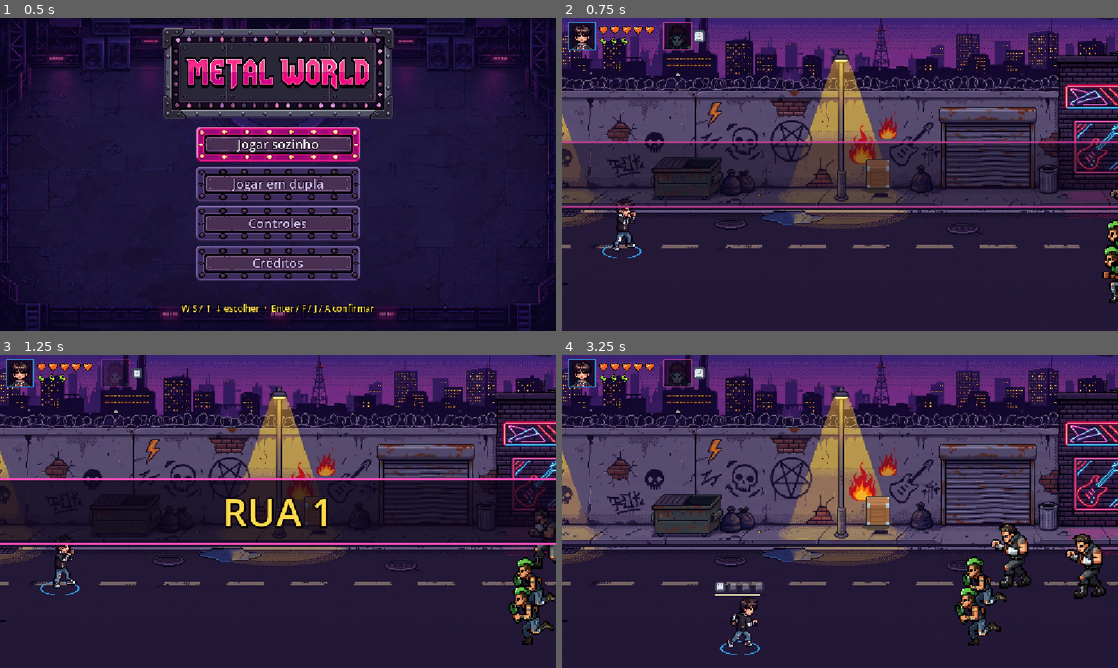
Above: before the commit, frames 1-4 (two rows, left to right).
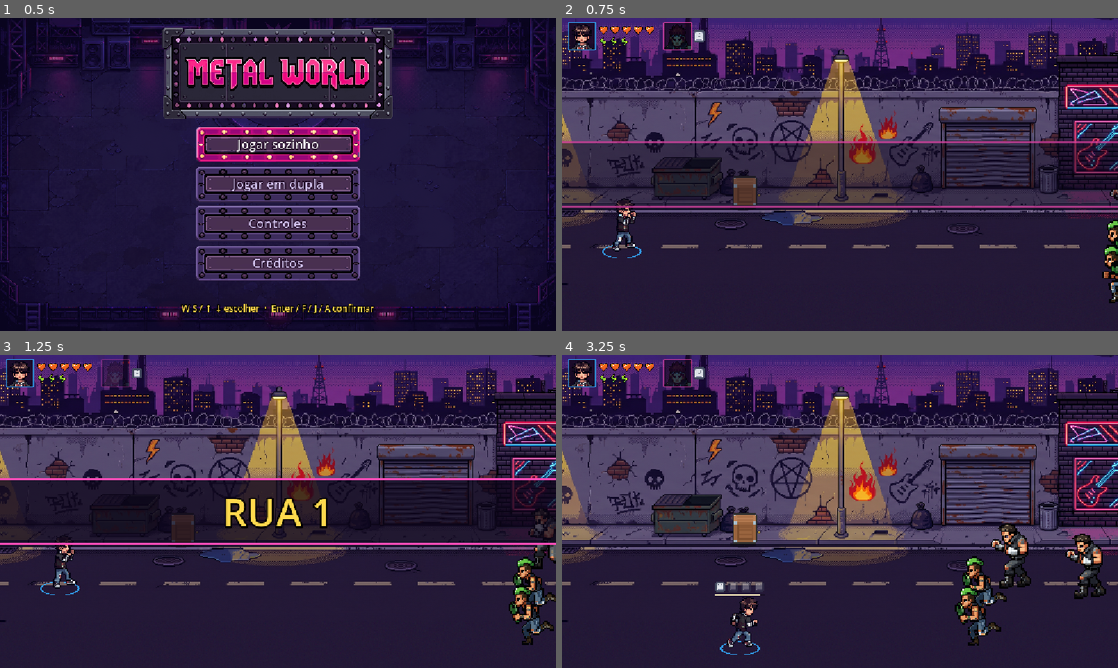
Above: after the commit, the same moments.

Repository: lucas-gif561/metalworld
Game: Godot game, scene res://ui/tela_inicial.tscn
Same seed, same stepped clock (60 frames per second), same inputs: the game is played once before the commit and once after it. Sound files missing from this copy of the repository are replaced by a short silence.
Inputs (mouse positions are in pixels of both pictures, inside the frame that each line leads up to):
- Up to frame 1 (0.5 s): no input
- Up to frame 2 (0.75 s): click "Jogar sozinho" at 0.5 s
- Up to frame 3 (1.25 s): no input
- Up to frame 4 (3.25 s): tap Enter at 1.25 s; move the mouse to (962, 495) at 1.27 s; hold D (mover_direita) 1.28-2.03 s; hold F (atacar) 1.28-2.03 s; click (962, 495) at 1.42 s; move the mouse to (728, 527) at 2.02 s; hold S (mover_baixo) 2.03-2.78 s; tap G (dodge) at 2.1 s; move the mouse to (895, 442) at 2.77 s; hold D (mover_direita) from 2.78 s (still down); tap Y (interagir) at 2.85 s

Frame 1 is identical in both runs. In frame 2, 0.6% of the frame differs, in the area x 30-59%, y 45-62%; in frame 3, 0.2%; in frame 4, 0.9%.

Commit message:
Ruas: obstáculos com colisão nas ruas 1 e 2 e fundo novo da rua 2
Co-Authored-By: Claude Opus 5.5 <noreply@anthropic.com>

Diff:
--- a/fases/rua_1/rua_1.tscn
+++ b/fases/rua_1/rua_1.tscn
@@ -15,6 +15,54 @@
 [ext_resource type="PackedScene" path="res://objetos/caixote.tscn" id="42_caixote"]
 [ext_resource type="PackedScene" path="res://fases/rua_1/inimigos/miniboss/miniboss.tscn" id="43_miniboss"]
 
+[sub_resource type="RectangleShape2D" id="RectangleShape2D_poste1"]
+size = Vector2(24, 24)
+
+[sub_resource type="RectangleShape2D" id="RectangleShape2D_poste2"]
+size = Vector2(24, 24)
+
+[sub_resource type="RectangleShape2D" id="RectangleShape2D_poste3"]
+size = Vector2(24, 24)
+
+[sub_resource type="RectangleShape2D" id="RectangleShape2D_poste4"]
+size = Vector2(24, 24)
+
+[sub_resource type="RectangleShape2D" id="RectangleShape2D_poste5"]
+size = Vector2(24, 24)
+
+[sub_resource type="RectangleShape2D" id="RectangleShape2D_hidrante"]
+size = Vector2(40, 22)
+
+[sub_resource type="RectangleShape2D" id="RectangleShape2D_caixas"]
+size = Vector2(151, 24)
+
+[sub_resource type="RectangleShape2D" id="RectangleShape2D_moto1"]
+size = Vector2(187, 22)
+
+[sub_resource type="RectangleShape2D" id="RectangleShape2D_moto2"]
+size = Vector2(180, 22)
+
+[sub_resource type="RectangleShape2D" id="RectangleShape2D_poste6"]
+size = Vector2(24, 24)
+
+[sub_resource type="RectangleShape2D" id="RectangleShape2D_poste7"]
+size = Vector2(24, 24)
+
+[sub_resource type="RectangleShape2D" id="RectangleShape2D_poste8"]
+size = Vector2(24, 24)
+
+[sub_resource type="RectangleShape2D" id="RectangleShape2D_amplificadores"]
+size = Vector2(195, 24)
+
+[sub_resource type="RectangleShape2D" id="RectangleShape2D_tamborcaido"]
+size = Vector2(95, 26)
+
+[sub_resource type="RectangleShape2D" id="RectangleShape2D_tambores"]
+size = Vector2(120, 24)
+
+[sub_resource type="RectangleShape2D" id="RectangleShape2D_carro"]
+size = Vector2(255, 36)
+
 [node name="Main" type="Node2D" unique_id=322226560]
 y_sort_enabled = true
 script = ExtResource("1_l3cfh")
@@ -25,6 +73,136 @@
 scale = Vector2(1.1, 1.1)
 texture = ExtResource("2_6q06x")
 
+[node name="Obstaculos" type="Node2D" parent="."]
+
+[node name="Poste1" type="StaticBody2D" parent="Obstaculos"]
+position = Vector2(-55, 376)
+collision_mask = 0
+
+[node name="CollisionShape2D" type="CollisionShape2D" parent="Obstaculos/Poste1"]
+position = Vector2(0, -12)
+shape = SubResource("RectangleShape2D_poste1")
+
+[node name="Poste2" type="StaticBody2D" parent="Obstaculos"]
+position = Vector2(577, 376)
+collision_mask = 0
+
+[node name="CollisionShape2D" type="CollisionShape2D" parent="Obstaculos/Poste2"]
+position = Vector2(0, -12)
+shape = SubResource("RectangleShape2D_poste2")
+
+[node name="Poste3" type="StaticBody2D" parent="Obstaculos"]
+position = Vector2(1585, 376)
+collision_mask = 0
+
+[node name="CollisionShape2D" type="CollisionShape2D" parent="Obstaculos/Poste3"]
+position = Vector2(0, -12)
+shape = SubResource("RectangleShape2D_poste3")
+
+[node name="Poste4" type="StaticBody2D" parent="Obstaculos"]
+position = Vector2(1873, 376)
+collision_mask = 0
+
+[node name="CollisionShape2D" type="CollisionShape2D" parent="Obstaculos/Poste4"]
+position = Vector2(0, -12)
+shape = SubResource("RectangleShape2D_poste4")
+
+[node name="Poste5" type="StaticBody2D" parent="Obstaculos"]
+position = Vector2(2505, 376)
+collision_mask = 0
+
+[node name="CollisionShape2D" type="CollisionShape2D" parent="Obstaculos/Poste5"]
+position = Vector2(0, -12)
+shape = SubResource("RectangleShape2D_poste5")
+
+[node name="Hidrante" type="StaticBody2D" parent="Obstaculos"]
+position = Vector2(2642, 376)
+collision_mask = 0
+
+[node name="CollisionShape2D" type="CollisionShape2D" parent="Obstaculos/Hidrante"]
+position = Vector2(0, -11)
+shape = SubResource("RectangleShape2D_hidrante")
+
+[node name="Caixas" type="StaticBody2D" parent="Obstaculos"]
+position = Vector2(2761.5, 376)
+collision_mask = 0
+
+[node name="CollisionShape2D" type="CollisionShape2D" parent="Obstaculos/Caixas"]
+position = Vector2(0, -12)
+shape = SubResource("RectangleShape2D_caixas")
+
+[node name="Moto1" type="StaticBody2D" parent="Obstaculos"]
+position = Vector2(3151.5, 376)
+collision_mask = 0
+
+[node name="CollisionShape2D" type="CollisionShape2D" parent="Obstaculos/Moto1"]
+position = Vector2(0, -11)
+shape = SubResource("RectangleShape2D_moto1")
+
+[node name="Moto2" type="StaticBody2D" parent="Obstaculos"]
+position = Vector2(3340, 376)
+collision_mask = 0
+
+[node name="CollisionShape2D" type="CollisionShape2D" parent="Obstaculos/Moto2"]
+position = Vector2(0, -11)
+shape = SubResource("RectangleShape2D_moto2")
+
+[node name="Poste6" type="StaticBody2D" parent="Obstaculos"]
+position = Vector2(3512, 376)
+collision_mask = 0
+
+[node name="CollisionShape2D" type="CollisionShape2D" parent="Obstaculos/Poste6"]
+position = Vector2(0, -12)
+shape = SubResource("RectangleShape2D_poste6")
+
+[node name="Poste7" type="StaticBody2D" parent="Obstaculos"]
+position = Vector2(3800, 376)
+collision_mask = 0
+
+[node name="CollisionShape2D" type="CollisionShape2D" parent="Obstaculos/Poste7"]
+position = Vector2(0, -12)
+shape = SubResource("RectangleShape2D_poste7")
+
+[node name="Poste8" type="StaticBody2D" parent="Obstaculos"]
+position = Vector2(4430, 376)
+collision_mask = 0
+
+[node name="CollisionShape2D" type="CollisionShape2D" parent="Obstaculos/Poste8"]
+position = Vector2(0, -12)
+shape = SubResource("RectangleShape2D_poste8")
+
+[node name="Amplificadores" type="StaticBody2D" parent="Obstaculos"]
+position = Vector2(4737.5, 376)
+collision_mask = 0
+
+[node name="CollisionShape2D" type="CollisionShape2D" parent="Obstaculos/Amplificadores"]
+position = Vector2(0, -12)
+shape = SubResource("RectangleShape2D_amplificadores")
+
+[node name="TamborCaido" type="StaticBody2D" parent="Obstaculos"]
+position = Vector2(5112.5, 396)
+collision_mask = 0
+
+[node name="CollisionShape2D" type="CollisionShape2D" parent="Obstaculos/TamborCaido"]
+position = Vector2(0, -13)
+shape = SubResource("RectangleShape2D_tamborcaido")
+
+[node name="Tambores" type="StaticBody2D" parent="Obstaculos"]
+position = Vector2(5220, 376)
+collision_mask = 0
+
+[node name="CollisionShape2D" type="CollisionShape2D" parent="Obstaculos/Tambores"]
+position = Vector2(0, -12)
+shape = SubResource("RectangleShape2D_tambores")
+
+[node name="Carro" type="StaticBody2D" parent="Obstaculos"]
+position = Vector2(5417.5, 398)
+collision_mask = 0
+
+[node name="CollisionShape2D" type="CollisionShape2D" parent="Obstaculos/Carro"]
+position = Vector2(0, -18)
+shape = SubResource("RectangleShape2D_carro")
+
 [node name="Portal" parent="." unique_id=1925924290 instance=ExtResource("9_b1x3f")]
 position = Vector2(5174, 461)
 
@@ -216,18 +394,18 @@
 [node name="PortalSpawn" type="Node2D" parent="." unique_id=1404435575]
 
 [node name="Caixote1" parent="." unique_id=747238361 instance=ExtResource("42_caixote")]
-position = Vector2(650, 354)
+position = Vector2(375, 390)
 
 [node name="Barril1" parent="." unique_id=221298518 instance=ExtResource("41_barril")]
-position = Vector2(1440, 383)
+position = Vector2(1500, 390)
 
 [node name="Caixote2" parent="." unique_id=1382776661 instance=ExtResource("42_caixote")]
-position = Vector2(2766, 350)
+position = Vector2(2570, 392)
 
 [node name="Barril2" parent="." unique_id=1209474481 instance=ExtResource("41_barril")]
-position = Vector2(2548, 342)
+position = Vector2(3620, 390)
 
 [node name="Caixote3" parent="." unique_id=1017627187 instance=ExtResource("42_caixote")]
-position = Vector2(3930, 540)
+position = Vector2(4575, 390)
 
 [node name="HudJogo" parent="." unique_id=880012347 instance=ExtResource("30_hud")]
--- a/fases/rua_2/rua_2.tscn
+++ b/fases/rua_2/rua_2.tscn
@@ -1,7 +1,7 @@
 [gd_scene format=3 uid="uid://5tahwndrwc6f"]
 
 [ext_resource type="Script" uid="uid://dqwep2au7svfk" path="res://fases/comum/fase_rua.gd" id="1_main"]
-[ext_resource type="Texture2D" uid="uid://wyje6x10trew" path="res://assets/fundos/rua_noite.png" id="2_fundo"]
+[ext_resource type="Texture2D" path="res://fases/rua_2/sprites/rua_2_fundo.png" id="2_fundo"]
 [ext_resource type="PackedScene" uid="uid://dltkylafufj17" path="res://objetos/portal.tscn" id="3_portal"]
 [ext_resource type="PackedScene" uid="uid://dqlqnehxlyabn" path="res://personagens/dylan/jogador.tscn" id="4_player"]
 [ext_resource type="Script" uid="uid://bgs4n7or273cj" path="res://fases/comum/ponto_spawn.gd" id="5_ponto"]
@@ -14,27 +14,163 @@
 [ext_resource type="PackedScene" path="res://fases/rua_2/inimigos/tubista/tubista.tscn" id="12_tuba"]
 [ext_resource type="PackedScene" path="res://fases/rua_2/inimigos/maestro/maestro.tscn" id="13_maestro"]
 
+[sub_resource type="RectangleShape2D" id="RectangleShape2D_lampiao1"]
+size = Vector2(24, 24)
+
+[sub_resource type="RectangleShape2D" id="RectangleShape2D_mesascafe1"]
+size = Vector2(187, 24)
+
+[sub_resource type="RectangleShape2D" id="RectangleShape2D_mesascafe2"]
+size = Vector2(207, 24)
+
+[sub_resource type="RectangleShape2D" id="RectangleShape2D_lampiao2"]
+size = Vector2(24, 24)
+
+[sub_resource type="RectangleShape2D" id="RectangleShape2D_lampiao3"]
+size = Vector2(24, 24)
+
+[sub_resource type="RectangleShape2D" id="RectangleShape2D_poste"]
+size = Vector2(24, 24)
+
+[sub_resource type="RectangleShape2D" id="RectangleShape2D_lampiao4"]
+size = Vector2(24, 24)
+
+[sub_resource type="RectangleShape2D" id="RectangleShape2D_lampiao5"]
+size = Vector2(24, 24)
+
+[sub_resource type="RectangleShape2D" id="RectangleShape2D_posteanuncio"]
+size = Vector2(102, 24)
+
+[sub_resource type="RectangleShape2D" id="RectangleShape2D_violoncelo"]
+size = Vector2(165, 28)
+
+[sub_resource type="RectangleShape2D" id="RectangleShape2D_lampiao6"]
+size = Vector2(24, 24)
+
+[sub_resource type="RectangleShape2D" id="RectangleShape2D_lampiao7"]
+size = Vector2(24, 24)
+
+[sub_resource type="RectangleShape2D" id="RectangleShape2D_lampiao8"]
+size = Vector2(24, 24)
+
 [node name="Rua2" type="Node2D" unique_id=1021271979]
 y_sort_enabled = true
 script = ExtResource("1_main")
 
 [node name="Background" type="Sprite2D" parent="." unique_id=2102973423]
-modulate = Color(0.8, 0.9, 1.1, 1)
 z_index = -1
-position = Vector2(1622.5001, 215.99998)
-scale = Vector2(1.4986188, 1.1933701)
+position = Vector2(2389.8, 280.6)
+scale = Vector2(1.1, 1.1)
 texture = ExtResource("2_fundo")
 
-[node name="BackgroundExtensao" type="Sprite2D" parent="." unique_id=821962262]
-modulate = Color(0.8, 0.9, 1.1, 1)
-z_index = -1
-position = Vector2(4877.5, 215.99998)
-scale = Vector2(1.4986188, 1.1933701)
-texture = ExtResource("2_fundo")
-flip_h = true
+[node name="Obstaculos" type="Node2D" parent="."]
+
+[node name="Lampiao1" type="StaticBody2D" parent="Obstaculos"]
+position = Vector2(-207, 376)
+collision_mask = 0
+
+[node name="CollisionShape2D" type="CollisionShape2D" parent="Obstaculos/Lampiao1"]
+position = Vector2(0, -12)
+shape = SubResource("RectangleShape2D_lampiao1")
+
+[node name="MesasCafe1" type="StaticBody2D" parent="Obstaculos"]
+position = Vector2(631.5, 376)
+collision_mask = 0
+
+[node name="CollisionShape2D" type="CollisionShape2D" parent="Obstaculos/MesasCafe1"]
+position = Vector2(0, -12)
+shape = SubResource("RectangleShape2D_mesascafe1")
+
+[node name="MesasCafe2" type="StaticBody2D" parent="Obstaculos"]
+position = Vector2(836.5, 376)
+collision_mask = 0
+
+[node name="CollisionShape2D" type="CollisionShape2D" parent="Obstaculos/MesasCafe2"]
+position = Vector2(0, -12)
+shape = SubResource("RectangleShape2D_mesascafe2")
+
+[node name="Lampiao2" type="StaticBody2D" parent="Obstaculos"]
+position = Vector2(998, 376)
+collision_mask = 0
+
+[node name="CollisionShape2D" type="CollisionShape2D" parent="Obstaculos/Lampiao2"]
+position = Vector2(0, -12)
+shape = SubResource("RectangleShape2D_lampiao2")
+
+[node name="Lampiao3" type="StaticBody2D" parent="Obstaculos"]
+position = Vector2(1403, 376)
+collision_mask = 0
+
+[node name="CollisionShape2D" type="CollisionShape2D" parent="Obstaculos/Lampiao3"]
+position = Vector2(0, -12)
+shape = SubResource("RectangleShape2D_lampiao3")
+
+[node name="Poste" type="StaticBody2D" parent="Obstaculos"]
+position = Vector2(1768, 376)
+collision_mask = 0
+
+[node name="CollisionShape2D" type="CollisionShape2D" parent="Obstaculos/Poste"]
+position = Vector2(0, -12)
+shape = SubResource("RectangleShape2D_poste")
+
+[node name="Lampiao4" type="StaticBody2D" parent="Obstaculos"]
+position = Vector2(1828, 376)
+collision_mask = 0
+
+[node name="CollisionShape2D" type="CollisionShape2D" parent="Obstaculos/Lampiao4"]
+position = Vector2(0, -12)
+shape = SubResource("RectangleShape2D_lampiao4")
+
+[node name="Lampiao5" type="StaticBody2D" parent="Obstaculos"]
+position = Vector2(2330, 376)
+collision_mask = 0
+
+[node name="CollisionShape2D" type="CollisionShape2D" parent="Obstaculos/Lampiao5"]
+position = Vector2(0, -12)
+shape = SubResource("RectangleShape2D_lampiao5")
+
+[node name="PosteAnuncio" type="StaticBody2D" parent="Obstaculos"]
+position = Vector2(2452, 376)
+collision_mask = 0
+
+[node name="CollisionShape2D" type="CollisionShape2D" parent="Obstaculos/PosteAnuncio"]
+position = Vector2(0, -12)
+shape = SubResource("RectangleShape2D_posteanuncio")
+
+[node name="Violoncelo" type="StaticBody2D" parent="Obstaculos"]
+position = Vector2(2860.5, 400)
+collision_mask = 0
+
+[node name="CollisionShape2D" type="CollisionShape2D" parent="Obstaculos/Violoncelo"]
+position = Vector2(0, -14)
+shape = SubResource("RectangleShape2D_violoncelo")
+
+[node name="Lampiao6" type="StaticBody2D" parent="Obstaculos"]
+position = Vector2(2968, 376)
+collision_mask = 0
+
+[node name="CollisionShape2D" type="CollisionShape2D" parent="Obstaculos/Lampiao6"]
+position = Vector2(0, -12)
+shape = SubResource("RectangleShape2D_lampiao6")
+
+[node name="Lampiao7" type="StaticBody2D" parent="Obstaculos"]
+position = Vector2(3301, 376)
+collision_mask = 0
+
+[node name="CollisionShape2D" type="CollisionShape2D" parent="Obstaculos/Lampiao7"]
+position = Vector2(0, -12)
+shape = SubResource("RectangleShape2D_lampiao7")
+
+[node name="Lampiao8" type="StaticBody2D" parent="Obstaculos"]
+position = Vector2(4211, 376)
+collision_mask = 0
+
+[node name="CollisionShape2D" type="CollisionShape2D" parent="Obstaculos/Lampiao8"]
+position = Vector2(0, -12)
+shape = SubResource("RectangleShape2D_lampiao8")
 
 [node name="Portal" parent="." unique_id=1149001400 instance=ExtResource("3_portal")]
-position = Vector2(5174, 461)
+position = Vector2(4716, 461)
 
 [node name="Player" parent="." unique_id=1082712324 instance=ExtResource("4_player")]
 position = Vector2(124, 488)
@@ -170,27 +306,27 @@
 cena_inimigo = ExtResource("7_trombone")
 
 [node name="Caixote1" parent="." unique_id=633212356 instance=ExtResource("10_caixote")]
-position = Vector2(700, 540)
+position = Vector2(470, 390)
 
 [node name="Caixote3" parent="." unique_id=340012985 instance=ExtResource("10_caixote")]
-position = Vector2(2380, 410)
+position = Vector2(2580, 392)
 
 [node name="Barril1" parent="." unique_id=522272818 instance=ExtResource("11_barril")]
-position = Vector2(1500, 403)
+position = Vector2(1600, 390)
 
 [node name="Barril2" parent="." unique_id=1558515308 instance=ExtResource("11_barril")]
-position = Vector2(2724, 543)
+position = Vector2(2700, 390)
 
 [node name="Caixote2" parent="." unique_id=669666054 instance=ExtResource("10_caixote")]
-position = Vector2(3850, 535)
+position = Vector2(3880, 390)
 
 [node name="Caixote4" parent="." instance=ExtResource("10_caixote")]
-position = Vector2(1760, 545)
+position = Vector2(1150, 390)
 
 [node name="Barril3" parent="." instance=ExtResource("11_barril")]
-position = Vector2(4410, 415)
+position = Vector2(4400, 392)
 
 [node name="Caixote5" parent="." instance=ExtResource("10_caixote")]
-position = Vector2(4920, 565)
+position = Vector2(4560, 390)
 
 [node name="HudJogo" parent="." unique_id=1045768769 instance=ExtResource("9_hud")]
Binary file added: fases/rua_2/sprites/rua_2_fundo.png
Not shown, added: fases/rua_2/sprites/rua_2_fundo.png.import
